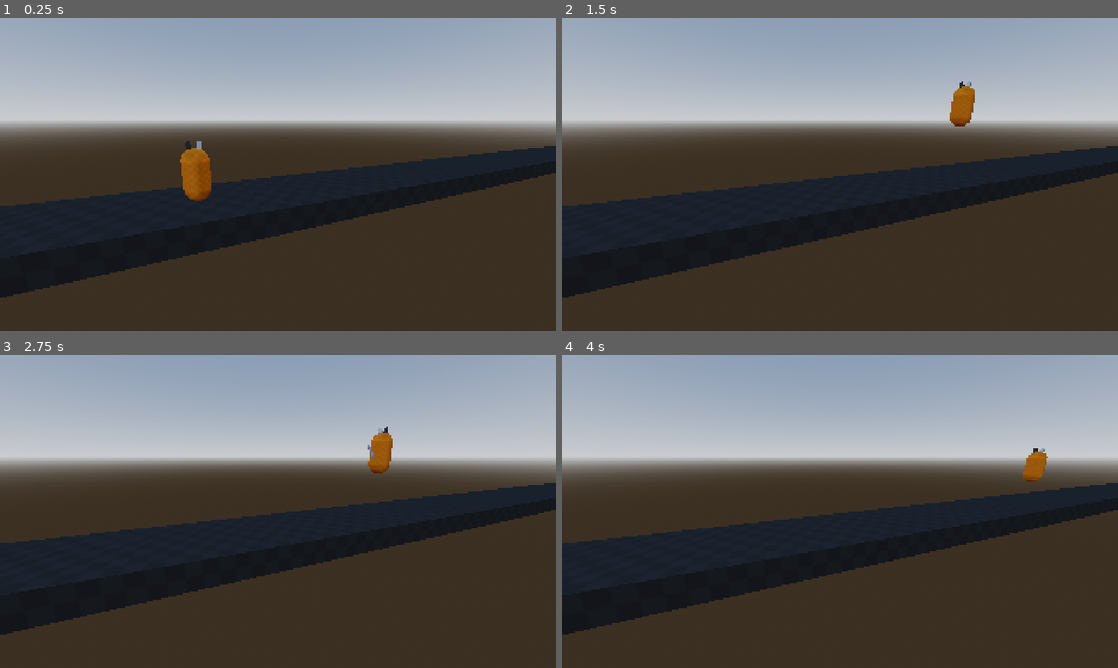
Above: before the commit, frames 1-4 (two rows, left to right).
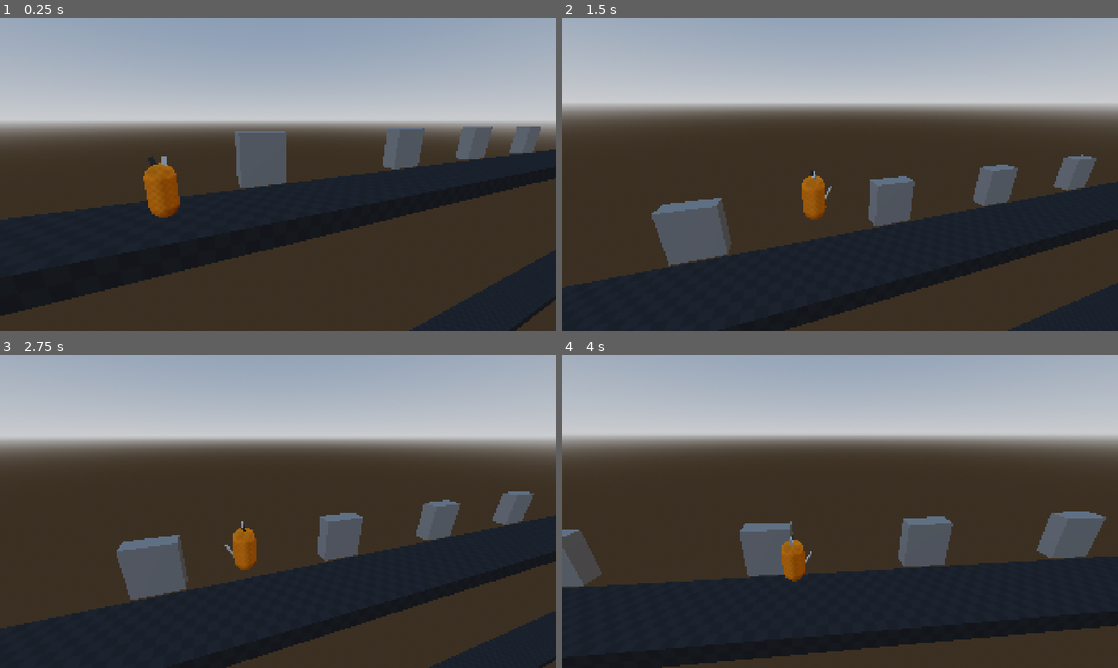
Above: after the commit, the same moments.

Repository: ukratatata/kit_out
Game: Godot game, scene res://scenes/levels/test_level.tscn
Same seed, same stepped clock (60 frames per second), same inputs: the game is played once before the commit and once after it. Before the commit the project has no main scene; this scene is started directly in both runs.
Inputs:
- Up to frame 1 (0.25 s): no input
- Up to frame 2 (1.5 s): hold D (move_right) 0.53-1.28 s; tap Space (jump) at 0.6, 0.77, 1.07, 1.35 s; hold A (move_left) from 1.28 s (still down)
- Up to frame 3 (2.75 s): tap Space (jump) at 1.52, 1.82, 2.1 s; release A (move_left) at 2.03 s; hold D (move_right) from 2.03 s (still down)
- Up to frame 4 (4 s): tap Space (jump) at 2.85, 3.02, 3.32, 3.6, 3.77 s; release D (move_right) at 3.53 s; hold A (move_left) from 3.53 s (still down)

The runs differ from the first frame. In frame 1, 14% of the frame differs, in the area x 0-100%, y 34-100%; in frame 2, 50%; in frame 3, 52%, in the area x 0-100%, y 22-100%; in frame 4, 50%.
Error before the commit: Parse Error: Expected closing ")" after call arguments. (res://scripts/camera_follow.gd:17)

Commit message:
Adjusting camera v0
Cat moves to the middle of the screen when running, needing adjustment. Gonna  try deadzones

Diff:
--- a/project.godot
+++ b/project.godot
@@ -11,6 +11,7 @@
 [application]
 
 config/name="Kit Out"
+run/main_scene="uid://bh41rbai7muv6"
 config/features=PackedStringArray("4.6", "Mobile")
 config/icon="uid://fpuoao225trl"
 
--- a/scenes/levels/test_level.tscn
+++ b/scenes/levels/test_level.tscn
@@ -22,6 +22,8 @@
 uv1_triplanar = true
 uv1_world_triplanar = true
 
+[sub_resource type="BoxMesh" id="BoxMesh_fr1um"]
+
 [node name="TestLevel" type="Node3D" unique_id=1679223160]
 
 [node name="WorldEnvironment" type="WorldEnvironment" parent="." unique_id=581594941]
@@ -34,13 +36,52 @@
 size = Vector3(100, 1, 4)
 material = SubResource("StandardMaterial3D_fr1um")
 
+[node name="Floor" type="CSGBox3D" parent="Floor" unique_id=900263680]
+transform = Transform3D(1, 0, 0, 0, 1, 0, 0, 0, 1, 54.61777, -18.027573, 0)
+use_collision = true
+collision_mask = 2
+size = Vector3(100, 1, 4)
+material = SubResource("StandardMaterial3D_fr1um")
+
 [node name="Player" parent="." unique_id=1912640473 instance=ExtResource("1_jbqir")]
 transform = Transform3D(1, 0, 0, 0, 1, 0, 0, 0, 1, 0, 1, 0)
 
 [node name="Camera3D" type="Camera3D" parent="." unique_id=1941252158 node_paths=PackedStringArray("target")]
 transform = Transform3D(0.92454606, 0.09862827, -0.3680857, 0, 0.9659258, 0.25881904, 0.38107038, -0.23929013, 0.8930429, 0, 3, 8)
 script = ExtResource("3_fr1um")
+target = NodePath("../Player")
 follow_speed = 2.0
-framing_offset_x = null
-height_offset = null
-target = NodePath("../Player")
+
+[node name="Node" type="Node" parent="." unique_id=1388205950]
+
+[node name="MeshInstance3D" type="MeshInstance3D" parent="Node" unique_id=1887403205]
+transform = Transform3D(2.6021862, 0, 0, 0, 2.8582284, 0, 0, 0, 1, 4.591651, 1.4215462, -2.6223412)
+mesh = SubResource("BoxMesh_fr1um")
+
+[node name="MeshInstance3D2" type="MeshInstance3D" parent="Node" unique_id=1392372535]
+transform = Transform3D(2.6021862, 0, 0, 0, 2.8582284, 0, 0, 0, 1, 15.78262, 1.4215462, -2.6223412)
+mesh = SubResource("BoxMesh_fr1um")
+
+[node name="MeshInstance3D3" type="MeshInstance3D" parent="Node" unique_id=1603182971]
+transform = Transform3D(2.6021862, 0, 0, 0, 2.8582284, 0, 0, 0, 1, 25.092712, 1.4215462, -2.6223412)
+mesh = SubResource("BoxMesh_fr1um")
+
+[node name="MeshInstance3D4" type="MeshInstance3D" parent="Node" unique_id=1685704384]
+transform = Transform3D(2.6021862, 0, 0, 0, 2.8582284, 0, 0, 0, 1, 35.114292, 1.4215462, -2.6223412)
+mesh = SubResource("BoxMesh_fr1um")
+
+[node name="MeshInstance3D5" type="MeshInstance3D" parent="Node" unique_id=1850102309]
+transform = Transform3D(2.6021862, 0, 0, 0, 2.8582284, 0, 0, 0, 1, -10.831734, 1.4215462, -2.6223412)
+mesh = SubResource("BoxMesh_fr1um")
+
+[node name="MeshInstance3D6" type="MeshInstance3D" parent="Node" unique_id=481302315]
+transform = Transform3D(2.6021862, 0, 0, 0, 2.8582284, 0, 0, 0, 1, -24.458437, 1.4215462, -2.6223412)
+mesh = SubResource("BoxMesh_fr1um")
+
+[node name="MeshInstance3D7" type="MeshInstance3D" parent="Node" unique_id=1046389805]
+transform = Transform3D(2.6021862, 0, 0, 0, 2.8582284, 0, 0, 0, 1, -34.896248, 1.4215462, -2.6223412)
+mesh = SubResource("BoxMesh_fr1um")
+
+[node name="MeshInstance3D8" type="MeshInstance3D" parent="Node" unique_id=188493746]
+transform = Transform3D(2.6021862, 0, 0, 0, 2.8582284, 0, 0, 0, 1, -43.624588, 1.4215462, -2.6223412)
+mesh = SubResource("BoxMesh_fr1um")
--- a/scripts/camera_follow.gd
+++ b/scripts/camera_follow.gd
@@ -5,32 +5,67 @@
 @export var target: Node3D
 
 @export_group("Cinematic Framing")
-@export var follow_speed: float = 3.0
+@export var follow_speed: float = 5.0
 @export var framing_offset_x: float = 3.0
-@export var height_offset: float = 3.5
+@export var height_offset: float = 3.2     #
+
+@export_group("Dynamic Camera Tilt")
+@export var rotation_speed: float = 3.0		# Speed of rotation
+@export var look_ahead_angle: float = -22.4   # Degrees to tilt right
+@export var look_behind_angle: float = 5 	# Degrees to tilt left
+@export var look_up_angle: float = 8.0      # Degrees to tilt up when jumping
+@export var look_down_angle: float = -10.0  # Degrees to tilt down when falling
 
 var current_look_offset: float = 0.0
-var current_rotation := Vector3(
+var base_rotation_x: float = 0.0
+var target_rot_y: float = 0.0
+
 func _ready() -> void:
 	current_look_offset = framing_offset_x
+
+	# We save whatever X rotation you set in the editor as our "default" resting angle
+	base_rotation_x = rotation.x
+	# Default to looking right
+	target_rot_y = deg_to_rad(look_ahead_angle)
 
 func _physics_process(delta: float) -> void:
 	if not target:
 		return
 
-	# 1. Base position
+	# --- 1. POSITION TRACKING (Rule of Thirds) ---
 	var target_pos := target.global_position
 	target_pos.y += height_offset
 
-	# 2. Rule of Thirds Logic
 	if target.velocity.x > 0.5:
 		current_look_offset = framing_offset_x
-		current_rotation.y = right_camera
 	elif target.velocity.x < -0.5:
-		current_look_offset = -framing_offset_x
+		current_look_offset = 0.0
 
 	target_pos.x += current_look_offset
 
-	# 3. Smooth Lerp (Only on X and Y)
+	# Smoothly move position
 	global_position.x = lerp(global_position.x, target_pos.x, follow_speed * delta)
 	global_position.y = lerp(global_position.y, target_pos.y, follow_speed * delta)
+
+# --- 2. DYNAMIC ROTATION (Tilt) ---
+	var target_rot_x := base_rotation_x
+
+	# A. Left/Right Tilt (Y-axis)
+	if target.velocity.x > 0.5:
+		# Moving Right: Needs NEGATIVE rotation to look right
+		target_rot_y = deg_to_rad(look_ahead_angle)
+	elif target.velocity.x < -0.5:
+		# Moving Left: Needs POSITIVE rotation to look left
+		target_rot_y = deg_to_rad(look_behind_angle)
+
+	# B. Up/Down Tilt (X-axis)
+	if target.velocity.y > 1.0:
+		# If jumping up, look up slightly
+		target_rot_x = base_rotation_x + deg_to_rad(look_up_angle)
+	elif target.velocity.y < -1.0:
+		# If falling down, look down slightly
+		target_rot_x = base_rotation_x + deg_to_rad(look_down_angle)
+
+	# Smoothly rotate using lerp_angle (crucial for radians!)
+	rotation.x = lerp_angle(rotation.x, target_rot_x, rotation_speed * delta)
+	rotation.y = lerp_angle(rotation.y, target_rot_y, rotation_speed * delta)
